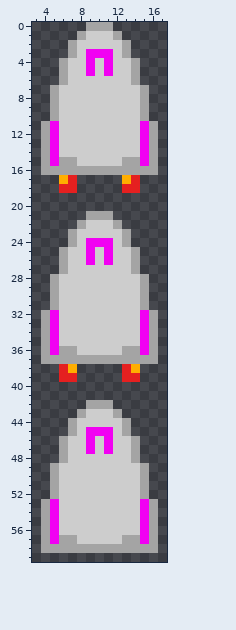
Edited in one commit: pixel-art sprite (client/mdls/ship1.png). This is how it looked before the edit.
The file is 21x63 pixels. Shown: x 3..17, y 0..59.
After:
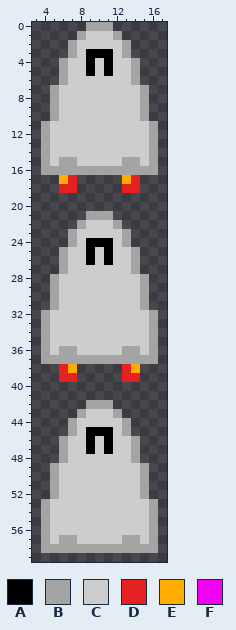
Palette (. is transparent): A #000000  B #a4a4a4  C #cdcdcd  D #e52020  E #ffae00  F #f101f2
Edits made:
{"y":3,"x":9,"old":"FFF","new":"AAA"}
{"y":4,"x":9,"old":"F","new":"A"}
{"y":4,"x":11,"old":"F","new":"A"}
{"y":5,"x":9,"old":"F","new":"A"}
{"y":5,"x":11,"old":"F","new":"A"}
{"y":11,"x":5,"old":"F","new":"C"}
{"y":11,"x":15,"old":"F","new":"C"}
{"y":12,"x":5,"old":"F","new":"C"}
{"y":12,"x":15,"old":"F","new":"C"}
{"y":13,"x":5,"old":"F","new":"C"}
{"y":13,"x":15,"old":"F","new":"C"}
{"y":14,"x":5,"old":"F","new":"C"}
{"y":14,"x":15,"old":"F","new":"C"}
{"y":15,"x":5,"old":"F","new":"C"}
{"y":15,"x":15,"old":"F","new":"C"}
{"y":24,"x":9,"old":"FFF","new":"AAA"}
{"y":25,"x":9,"old":"F","new":"A"}
{"y":25,"x":11,"old":"F","new":"A"}
{"y":26,"x":9,"old":"F","new":"A"}
{"y":26,"x":11,"old":"F","new":"A"}
{"y":32,"x":5,"old":"F","new":"C"}
{"y":32,"x":15,"old":"F","new":"C"}
{"y":33,"x":5,"old":"F","new":"C"}
{"y":33,"x":15,"old":"F","new":"C"}
{"y":34,"x":5,"old":"F","new":"C"}
{"y":34,"x":15,"old":"F","new":"C"}
{"y":35,"x":5,"old":"F","new":"C"}
{"y":35,"x":15,"old":"F","new":"C"}
{"y":36,"x":5,"old":"F","new":"C"}
{"y":36,"x":15,"old":"F","new":"C"}
{"y":45,"x":9,"old":"FFF","new":"AAA"}
{"y":46,"x":9,"old":"F","new":"A"}
{"y":46,"x":11,"old":"F","new":"A"}
{"y":47,"x":9,"old":"F","new":"A"}
{"y":47,"x":11,"old":"F","new":"A"}
{"y":53,"x":5,"old":"F","new":"C"}
{"y":53,"x":15,"old":"F","new":"C"}
{"y":54,"x":5,"old":"F","new":"C"}
{"y":54,"x":15,"old":"F","new":"C"}
{"y":55,"x":5,"old":"F","new":"C"}
{"y":55,"x":15,"old":"F","new":"C"}
{"y":56,"x":5,"old":"F","new":"C"}
{"y":56,"x":15,"old":"F","new":"C"}
{"y":57,"x":5,"old":"F","new":"C"}
{"y":57,"x":15,"old":"F","new":"C"}
